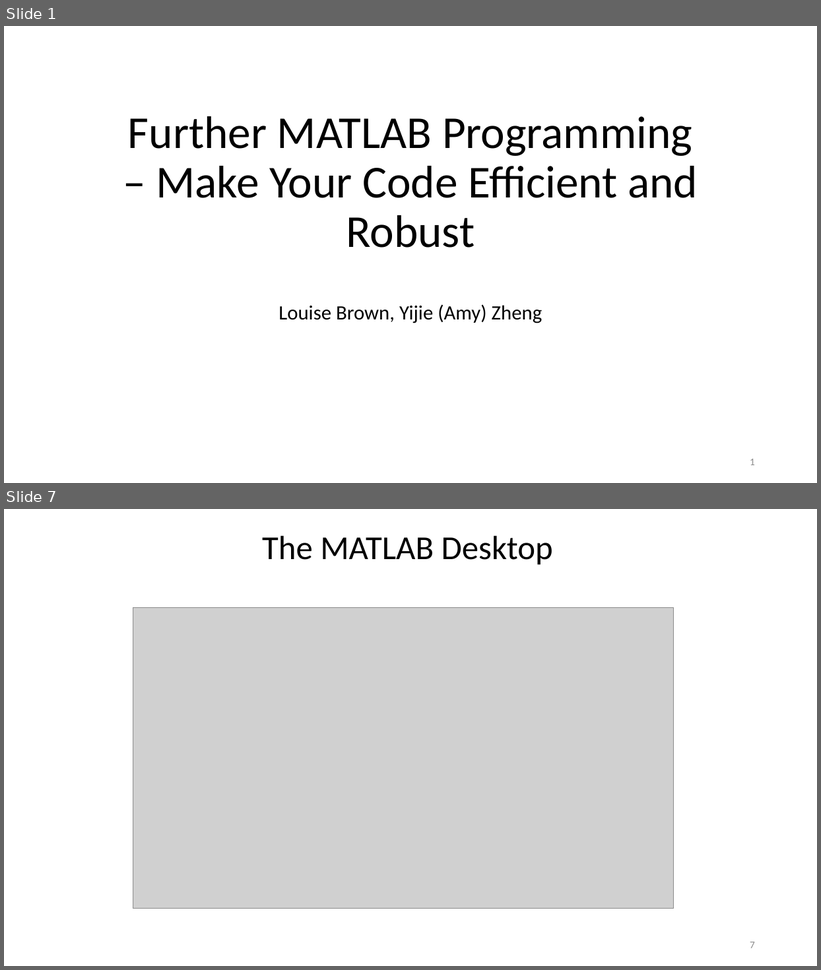
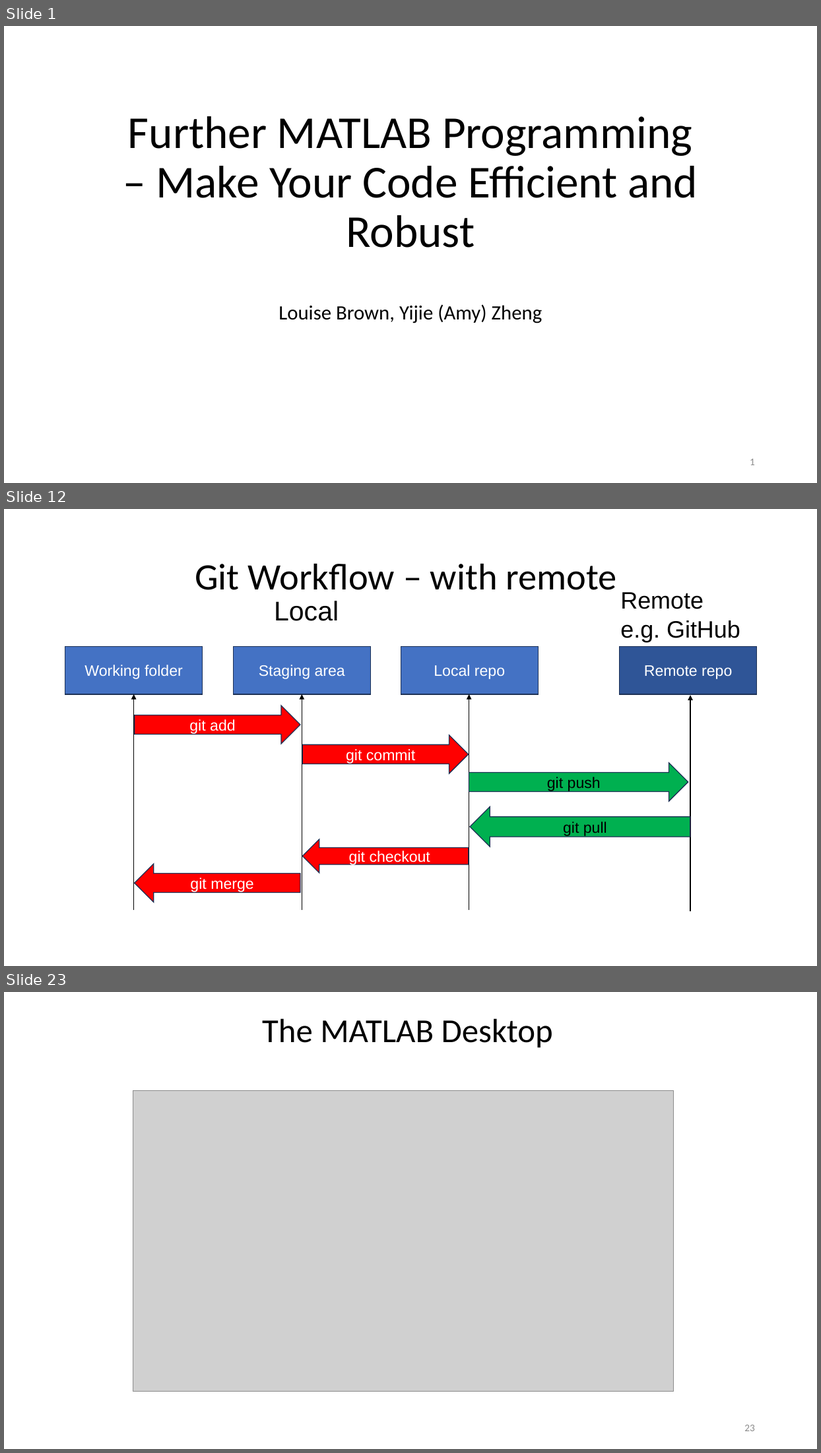
Before and after one commit to louisepb/Nottingham_Workshop, a slide deck: InstructorMaterials/Best Practices for Software Development using MATLAB.pptx. Shown one above the other, each under a label of ours: slides 1 and 7 before the commit, slides 1, 12 and 23 after it; the slides between them are not shown. The pictures are 821x970 and 821x1453 pixels, drawn with LibreOffice and Linux fonts; fonts in the diff are those of the drawing; grey boxes stand for pictures. Boxes give left, top, right and bottom in pixels: in the first picture for what was removed or moved away, otherwise in the second. Text is boxed around its words. In the diff, an @@ line names an element or a change of style, - is before the commit and + after.

```diff
--- a/InstructorMaterials/Best Practices for Software Development using MATLAB.pptx
+++ b/InstructorMaterials/Best Practices for Software Development using MATLAB.pptx
@@ slide 12 added at [4,509,817,966], background #FFFFFF @@
@@ title added at [195,563,616,590], 44 pt, text #000000 @@
+Git Workflow – with remote
@@ text added at [274,601,339,621], 32 pt, text #000000 @@
+Local
@@ text added at [620,592,741,642], 28 pt, text #000000 @@
+Remote
+e.g. GitHub
@@ rectangle added at [65,646,202,694], fill #4472C4, outline #1E3256 1 pt, 18 pt, text #FFFFFF @@
+Working folder
@@ rectangle added at [234,646,370,694], fill #4472C4, outline #1E3256 1 pt, 18 pt, text #FFFFFF @@
+Staging area
@@ rectangle added at [401,646,539,694], fill #4472C4, outline #1E3256 1 pt, 18 pt, text #FFFFFF @@
+Local repo
@@ rectangle added at [620,646,757,694], fill #2F5597, outline #1E3256 1 pt, 18 pt, text #FFFFFF @@
+Remote repo
@@ arrow added from (134, 910) to (134, 694), #000000 1 pt @@
@@ right arrow added at [135,706,300,744], fill #FF0000, outline #1E3256 1 pt, 18 pt, text #FFFFFF @@
+git add
@@ arrow added from (302, 910) to (302, 694), #000000 1 pt @@
@@ arrow added from (469, 910) to (469, 694), #000000 1 pt @@
@@ arrow added from (691, 912) to (691, 695), #000000 1 pt @@
@@ right arrow added at [302,735,468,774], fill #FF0000, outline #1E3256 1 pt, 18 pt, text #FFFFFF @@
+git commit
@@ right arrow added at [469,763,688,802], fill #00B050, outline #1E3256 1 pt, 18 pt, text #000000 @@
+git push
@@ left arrow added at [470,807,690,848], fill #00B050, outline #1E3256 1 pt, 18 pt, text #000000 @@
+git pull
@@ left arrow added at [302,840,468,873], fill #FF0000, outline #1E3256 1 pt, 18 pt, text #FFFFFF @@
+git checkout
@@ left arrow added at [135,864,300,902], fill #FF0000, outline #1E3256 1 pt, 18 pt, text #FFFFFF @@
+git merge
@@ what was slide 7 is now slide 23 @@
@@ page number at [745,1425,755,1432]: text changed @@
-7
+23
```
Also in this commit, not shown: 3 slides changed, 17 other slides added, 2 slides removed, 2 other files.
